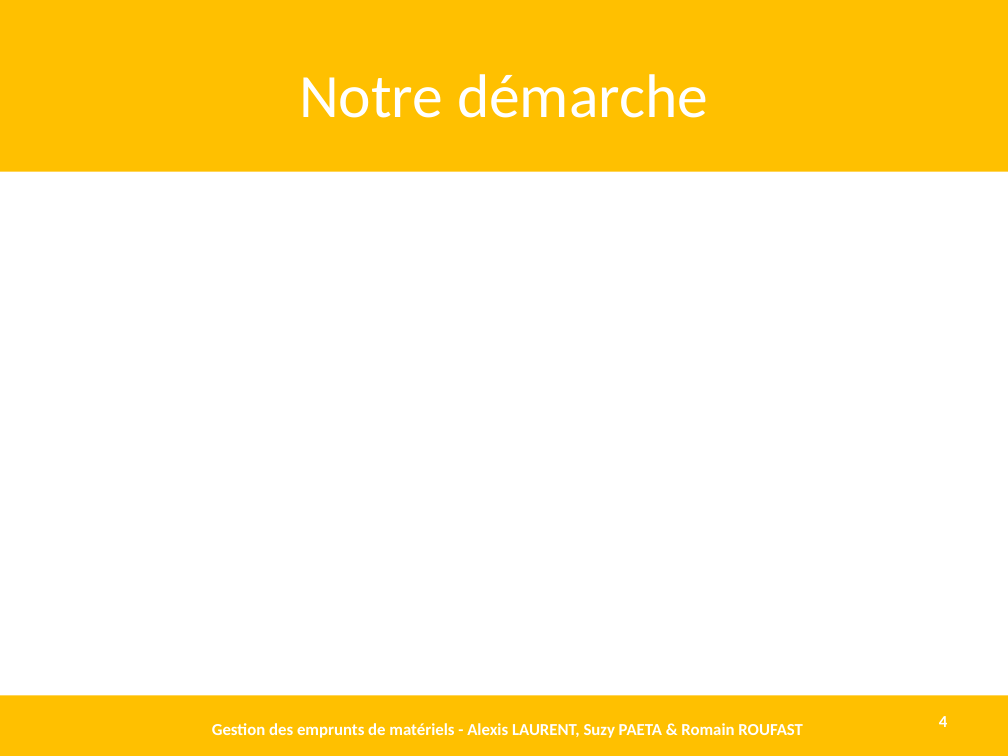
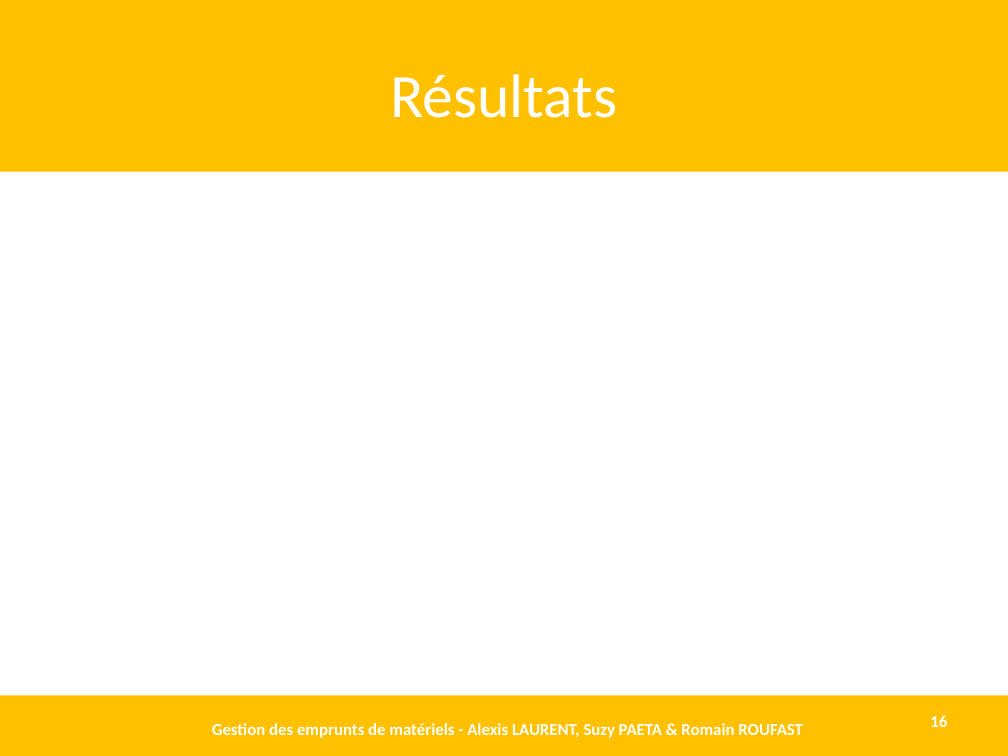
Before and after one commit to AlexisLaurent/Gestion_des_Emprunts, a slide deck: slide 16 of Livrables/D1.3 - DEF.pptx (slide 4 before the commit). Drawn at 1008x756 pixels with LibreOffice and Linux fonts; fonts in the diff are those of the drawing. Boxes give left, top, right and bottom in pixels: in the first picture for what was removed or moved away, otherwise in the second. Text is boxed around its words. In the diff, an @@ line names an element or a change of style, - is before the commit and + after.

```diff
--- a/Livrables/D1.3 - DEF.pptx
+++ b/Livrables/D1.3 - DEF.pptx
@@ title at (x1=390, y1=74, x2=617, y2=118): text changed @@
-Notre démarche
+Résultats
@@ page number at (x1=930, y1=715, x2=947, y2=727): text changed @@
-4
+16
```
Also in this commit, not shown: 2 other slides changed, 13 slides added, 1 other file.
